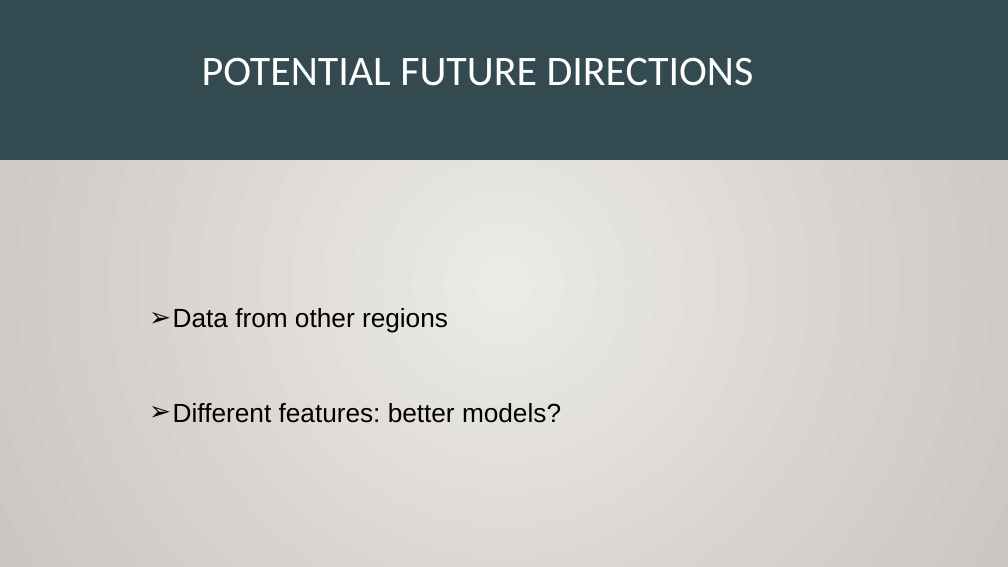
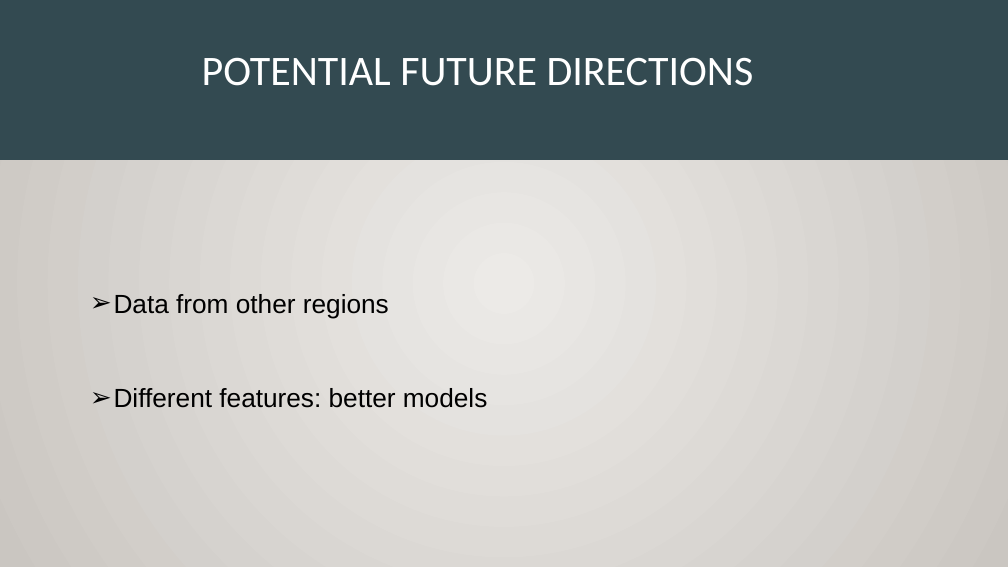
Before and after one commit to tmfreiberg/road-safety, a slide deck: slide 10 of presentation/Presentation_road_safety.pptx. Drawn at 1008x567 pixels with LibreOffice and Linux fonts; fonts in the diff are those of the drawing. Boxes give left, top, right and bottom in pixels: in the first picture for what was removed or moved away, otherwise in the second. Text is boxed around its words. In the diff, an @@ line names an element or a change of style, - is before the commit and + after.

Commit message:
final ppt

```diff
--- a/presentation/Presentation_road_safety.pptx
+++ b/presentation/Presentation_road_safety.pptx
@@ text "Data from other regions": place and size @@
-text "Data from other regions" at [173, 308, 561, 423]
+text "Data from other regions" at [114, 294, 488, 408]
@@ text at [114, 388, 488, 408]: text changed @@
-➢ Different features: better models?
+➢ Different features: better models
```
Also in this commit, not shown: 1 other slide changed.
